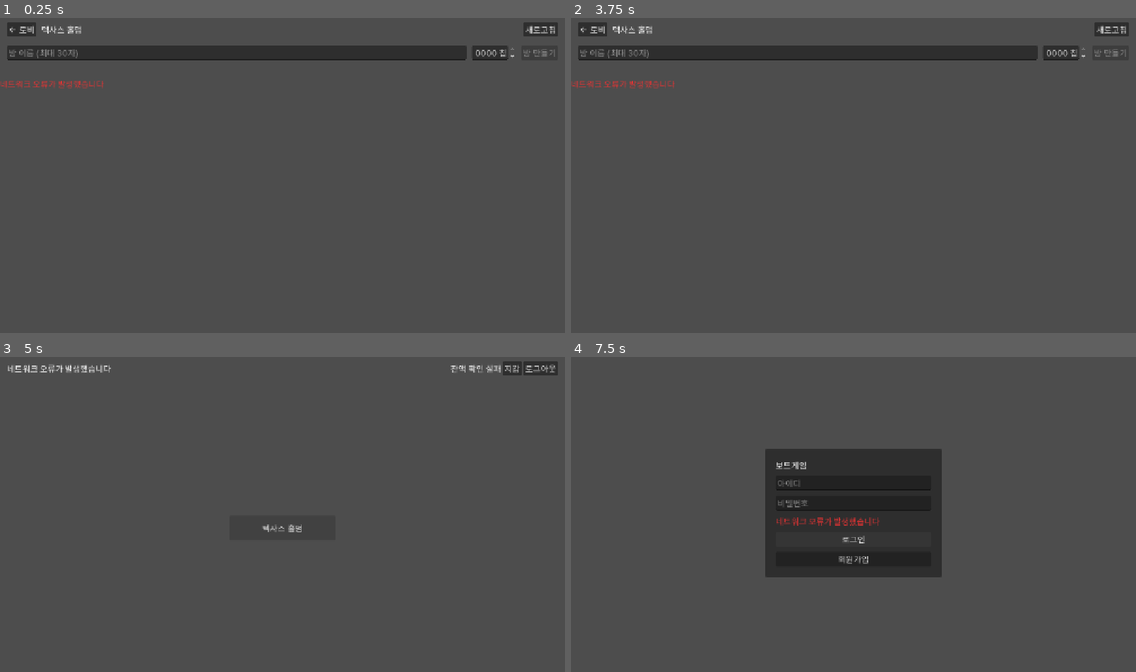
Above: before the commit, frames 1-4 (two rows, left to right).
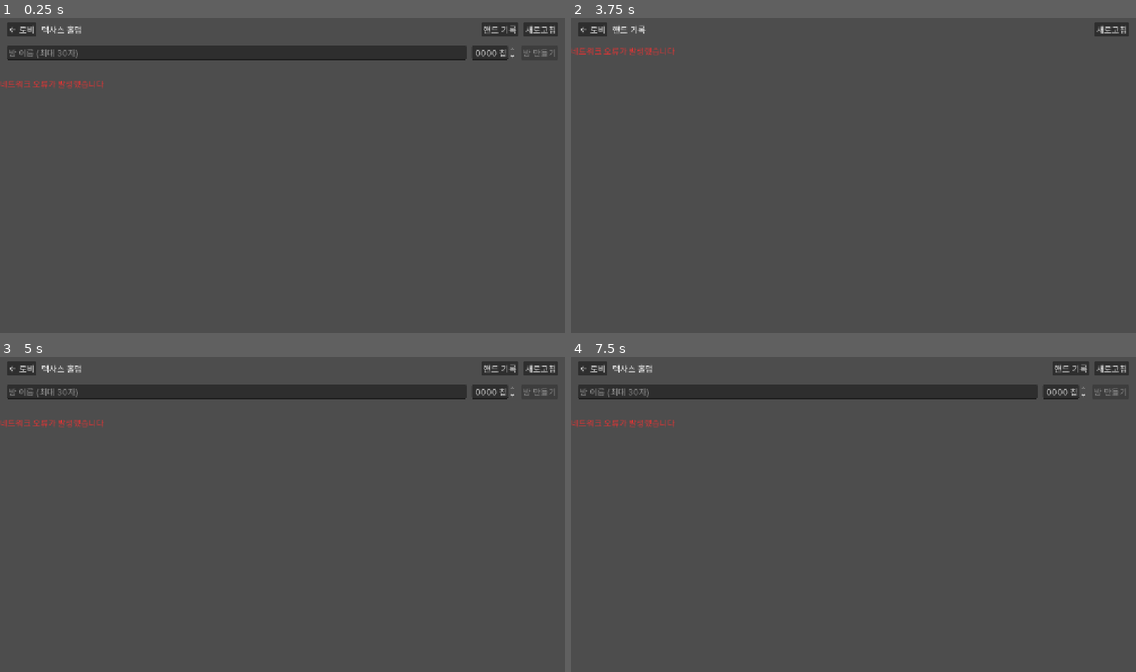
Above: after the commit, the same moments.

Repository: modify879/board-game-godot
Game: Godot game, scene res://games/holdem/table_list.tscn
Same seed, same stepped clock (60 frames per second), same inputs: the game is played once before the commit and once after it. This scene is started directly instead of the project's main scene.
Inputs (mouse positions are in pixels of both pictures, inside the frame that each line leads up to):
- Up to frame 1 (0.25 s): no input
- Up to frame 2 (3.75 s): click (808, 52) at 0.52 s; type "Alex" at 0.6 s; click "← 로비" at 1.25 s; click "텍사스 홀덤" at 2 s; click "새로고침" at 2.75 s; click (1068, 30) at 3.5 s, where only the run after the commit has a clickable "핸드 기록"
- Up to frame 3 (5 s): click "← 로비" at 4.25 s
- Up to frame 4 (7.5 s): click (1085, 369) at 5 s, where only the run before the commit has a clickable "지갑"; click "← 로비" at 5.75 s; click (1113, 369) at 6.5 s, where only the run before the commit has a clickable "로그아웃"; click (853, 530) at 7.25 s, where only the run before the commit has a clickable "로그인"

The runs differ from the first frame. In frame 1, 0.2% of the frame differs, in the area x 85-92%, y 1-6%; in frame 2, 4.4%; in frame 3, 5.0%; in frame 4, 16%, in the area x 0-99%, y 1-70%.

Commit message:
feat(holdem): 플레이어·관리자 핸드 기록 화면을 추가한다

Diff:
--- a/admin/admin.gd
+++ b/admin/admin.gd
@@ -8,6 +8,7 @@
 const PATHS := ["/api/admin/deposit-requests", "/api/admin/withdrawal-requests"]
 
 @onready var back_button: Button = %BackButton
+@onready var holdem_history_button: Button = %HoldemHistoryButton
 @onready var error_label: Label = %ErrorLabel
 @onready var result_label: Label = %ResultLabel
 @onready var tabs: TabContainer = %Tabs
@@ -45,6 +46,7 @@
 
 func _ready() -> void:
 	back_button.pressed.connect(func() -> void: get_tree().change_scene_to_file("res://lobby/lobby.tscn"))
+	holdem_history_button.pressed.connect(func() -> void: get_tree().change_scene_to_file("res://games/holdem/admin_hand_history.tscn")) # 경로 문자열만 — 게임 스크립트를 참조하지 않는다
 	tabs.tab_changed.connect(_on_tab_changed)
 	for k in [DEPOSIT, WITHDRAW]:
 		statuses[k].item_selected.connect(func(_i: int) -> void: _load(k, 0))
--- a/admin/admin.tscn
+++ b/admin/admin.tscn
@@ -33,6 +33,11 @@
 layout_mode = 2
 text = "← 로비"
 
+[node name="HoldemHistoryButton" type="Button" parent="VBoxContainer/TopBar/HBoxContainer"]
+unique_name_in_owner = true
+layout_mode = 2
+text = "홀덤 핸드 기록"
+
 [node name="ErrorLabel" type="Label" parent="VBoxContainer"]
 unique_name_in_owner = true
 layout_mode = 2
--- /dev/null
+++ b/games/holdem/admin_hand_history.tscn
@@ -0,0 +1,6 @@
+[gd_scene load_steps=2 format=3]
+
+[ext_resource type="PackedScene" path="res://games/holdem/hand_history.tscn" id="1"]
+
+[node name="AdminHandHistory" instance=ExtResource("1")]
+admin = true
--- /dev/null
+++ b/games/holdem/hand_history.gd
@@ -0,0 +1,125 @@
+extends Control
+## 홀덤 핸드 기록. admin=true 면 전체 기록(회원·테이블 필터), 아니면 내가 친 핸드.
+
+const Cards := preload("res://games/holdem/cards.gd")
+const PAGE_SIZE := 20
+
+@export var admin := false
+
+@onready var back_button: Button = %BackButton
+@onready var refresh_button: Button = %RefreshButton
+@onready var error_label: Label = %ErrorLabel
+@onready var filter_box: HBoxContainer = %Filter
+@onready var user_id_edit: LineEdit = %UserIdEdit
+@onready var table_id_edit: LineEdit = %TableIdEdit
+@onready var search_button: Button = %SearchButton
+@onready var rows: VBoxContainer = %Rows
+@onready var empty_label: Label = %EmptyLabel
+@onready var pager_box: HBoxContainer = %Pager
+@onready var prev_button: Button = %PrevButton
+@onready var page_label: Label = %PageLabel
+@onready var next_button: Button = %NextButton
+
+var pager: Pager
+var user_filter := "" # 검색 때 잡아 둔 필터 — 페이지를 넘겨도 유지한다
+var table_filter := ""
+
+
+func _ready() -> void:
+	pager = Pager.new(pager_box, prev_button, page_label, next_button, _load)
+	filter_box.visible = admin
+	back_button.pressed.connect(func() -> void:
+		get_tree().change_scene_to_file("res://admin/admin.tscn" if admin else "res://games/holdem/table_list.tscn"))
+	refresh_button.pressed.connect(func() -> void: _load(pager.page))
+	search_button.pressed.connect(_on_search)
+	user_id_edit.text_submitted.connect(func(_t: String) -> void: _on_search())
+	table_id_edit.text_submitted.connect(func(_t: String) -> void: _on_search())
+	_load(0)
+
+
+func _on_search() -> void:
+	var u := user_id_edit.text.strip_edges()
+	var t := table_id_edit.text.strip_edges()
+	# 서버: holdem/presentation/rest/HoldemHandHistoryController.kt AdminHoldemHandHistoryController `@RequestParam userId: Long?`
+	# 숫자가 아니면 400 REQUEST_INVALID. 0·음수는 서버가 받으므로 막지 않는다
+	if (u != "" and not u.is_valid_int()) or (t != "" and not t.is_valid_int()):
+		error_label.text = ErrorText.of("REQUEST_INVALID")
+		error_label.show()
+		return
+	user_filter = "" if u == "" else str(int(u))
+	table_filter = "" if t == "" else str(int(t))
+	_load(0)
+
+
+func _load(page: int) -> void:
+	refresh_button.disabled = true
+	var gen := pager.begin()
+	var path := "/api/holdem/me/hands?page=%d&size=%d" % [page, PAGE_SIZE]
+	if admin:
+		path = "/api/admin/holdem/hands?page=%d&size=%d" % [page, PAGE_SIZE]
+		if user_filter != "":
+			path += "&userId=" + user_filter
+		if table_filter != "":
+			path += "&tableId=" + table_filter
+	var r: Dictionary = await Api.request(HTTPClient.METHOD_GET, path)
+	if not pager.is_stale(gen):
+		refresh_button.disabled = false # 낡은 응답이 뒤 요청의 잠금을 풀지 않게
+	if not await pager.accept(gen, page, r, func(code: String) -> void:
+			error_label.text = ErrorText.of(code)
+			error_label.show()):
+		return
+	error_label.hide()
+	_build_rows(Api.page_items(r.data))
+	pager.update()
+
+
+## 좌석 한 줄. 예: "좌석 3 (D) 나  +1,200". 순손익 = endingStack - startingStack
+static func player_text(p: Dictionary, button_seat: int, me: int, admin: bool) -> String:
+	var seat := int(p.seatNo)
+	var uid := int(p.userId)
+	var s := "좌석 %d" % seat
+	if seat == button_seat:
+		s += " (D)"
+	if admin:
+		s += " 회원 #%d" % uid
+	elif uid == me:
+		s += " 나"
+	var net := int(p.endingStack) - int(p.startingStack)
+	return "%s  %s%s" % [s, "+" if net > 0 else "", Format.comma(net)]
+
+
+func _build_rows(items: Array) -> void:
+	Rows.clear(rows)
+	empty_label.visible = items.is_empty()
+	for hand in items:
+		var panel := PanelContainer.new()
+		panel.size_flags_horizontal = Control.SIZE_EXPAND_FILL
+		var box := VBoxContainer.new()
+		panel.add_child(box)
+		box.add_child(Rows.label("%s · 테이블 #%d · 핸드 #%d" % [Format.time(hand.endedAt), int(hand.tableId), int(hand.handId)]))
+		if hand.board.is_empty():
+			box.add_child(Rows.label("보드 없음"))
+		else:
+			box.add_child(_card_row(hand.board))
+		for p in hand.players:
+			var line := HBoxContainer.new()
+			line.add_child(Rows.label(player_text(p, int(hand.buttonSeatNo), Api.user_id if not admin else -1, admin), true))
+			if p.holeCards != null:
+				line.add_child(_card_row(p.holeCards))
+			else:
+				line.add_child(Rows.label("비공개"))
+			box.add_child(line)
+		rows.add_child(panel)
+
+
+func _card_row(codes: Array) -> HBoxContainer:
+	var row := HBoxContainer.new()
+	for code in codes:
+		var rect := TextureRect.new()
+		rect.custom_minimum_size = Vector2(30, 41)
+		rect.texture_filter = CanvasItem.TEXTURE_FILTER_LINEAR_WITH_MIPMAPS
+		rect.expand_mode = TextureRect.EXPAND_IGNORE_SIZE
+		rect.stretch_mode = TextureRect.STRETCH_KEEP_ASPECT_CENTERED
+		rect.texture = load(Cards.texture_path(code))
+		row.add_child(rect)
+	return row
--- /dev/null
+++ b/games/holdem/hand_history.tscn
@@ -0,0 +1,118 @@
+[gd_scene load_steps=2 format=3]
+
+[ext_resource type="Script" path="res://games/holdem/hand_history.gd" id="1"]
+
+[node name="HandHistory" type="Control"]
+anchors_preset = 15
+anchor_right = 1.0
+anchor_bottom = 1.0
+grow_horizontal = 2
+grow_vertical = 2
+script = ExtResource("1")
+
+[node name="VBoxContainer" type="VBoxContainer" parent="."]
+layout_mode = 1
+anchors_preset = 15
+anchor_right = 1.0
+anchor_bottom = 1.0
+grow_horizontal = 2
+grow_vertical = 2
+
+[node name="TopBar" type="MarginContainer" parent="VBoxContainer"]
+layout_mode = 2
+theme_override_constants/margin_left = 16
+theme_override_constants/margin_top = 16
+theme_override_constants/margin_right = 16
+theme_override_constants/margin_bottom = 16
+
+[node name="HBoxContainer" type="HBoxContainer" parent="VBoxContainer/TopBar"]
+layout_mode = 2
+theme_override_constants/separation = 12
+
+[node name="BackButton" type="Button" parent="VBoxContainer/TopBar/HBoxContainer"]
+unique_name_in_owner = true
+layout_mode = 2
+text = "← 로비"
+
+[node name="TitleLabel" type="Label" parent="VBoxContainer/TopBar/HBoxContainer"]
+layout_mode = 2
+size_flags_horizontal = 3
+text = "핸드 기록"
+
+[node name="RefreshButton" type="Button" parent="VBoxContainer/TopBar/HBoxContainer"]
+unique_name_in_owner = true
+layout_mode = 2
+text = "새로고침"
+
+[node name="ErrorLabel" type="Label" parent="VBoxContainer"]
+unique_name_in_owner = true
+visible = false
+layout_mode = 2
+theme_override_colors/font_color = Color(0.9, 0.2, 0.2, 1)
+theme_override_constants/margin_left = 16
+theme_override_constants/margin_right = 16
+autowrap_mode = 2
+text = ""
+
+[node name="Filter" type="HBoxContainer" parent="VBoxContainer"]
+unique_name_in_owner = true
+visible = false
+layout_mode = 2
+theme_override_constants/separation = 12
+
+[node name="UserIdEdit" type="LineEdit" parent="VBoxContainer/Filter"]
+unique_name_in_owner = true
+layout_mode = 2
+size_flags_horizontal = 3
+placeholder_text = "회원 ID"
+
+[node name="TableIdEdit" type="LineEdit" parent="VBoxContainer/Filter"]
+unique_name_in_owner = true
+layout_mode = 2
+size_flags_horizontal = 3
+placeholder_text = "테이블 ID"
+
+[node name="SearchButton" type="Button" parent="VBoxContainer/Filter"]
+unique_name_in_owner = true
+layout_mode = 2
+text = "검색"
+
+[node name="ScrollContainer" type="ScrollContainer" parent="VBoxContainer"]
+unique_name_in_owner = true
+layout_mode = 2
+size_flags_vertical = 3
+
+[node name="Rows" type="VBoxContainer" parent="VBoxContainer/ScrollContainer"]
+unique_name_in_owner = true
+layout_mode = 2
+size_flags_horizontal = 3
+theme_override_constants/separation = 8
+
+[node name="EmptyLabel" type="Label" parent="VBoxContainer"]
+unique_name_in_owner = true
+visible = false
+layout_mode = 2
+horizontal_alignment = 1
+text = "기록이 없습니다"
+
+[node name="Pager" type="HBoxContainer" parent="VBoxContainer"]
+unique_name_in_owner = true
+visible = false
+layout_mode = 2
+alignment = 1
+theme_override_constants/separation = 12
+
+[node name="PrevButton" type="Button" parent="VBoxContainer/Pager"]
+unique_name_in_owner = true
+layout_mode = 2
+text = "이전"
+
+[node name="PageLabel" type="Label" parent="VBoxContainer/Pager"]
+unique_name_in_owner = true
+layout_mode = 2
+text = "1 / 1"
+
+[node name="NextButton" type="Button" parent="VBoxContainer/Pager"]
+unique_name_in_owner = true
+layout_mode = 2
+text = "다음"
--- a/games/holdem/table_list.gd
+++ b/games/holdem/table_list.gd
@@ -6,6 +6,7 @@
 
 @onready var back_button: Button = %BackButton
 @onready var refresh_button: Button = %RefreshButton
+@onready var history_button: Button = %HistoryButton
 @onready var name_edit: LineEdit = %NameEdit
 @onready var buy_in_spin: SpinBox = %BuyInSpin
 @onready var buy_in_info: Label = %BuyInInfo
@@ -35,6 +36,7 @@
 	pager = Pager.new(pager_box, prev_button, page_label, next_button, _load)
 	create_button.disabled = true # /me/seat 확인이 끝나기 전에는 만들 수 없다
 	back_button.pressed.connect(func() -> void: get_tree().change_scene_to_file("res://lobby/lobby.tscn"))
+	history_button.pressed.connect(func() -> void: get_tree().change_scene_to_file("res://games/holdem/hand_history.tscn"))
 	refresh_button.pressed.connect(func() -> void:
 		await _load(pager.page)
 		await _check_seat()
--- a/games/holdem/table_list.tscn
+++ b/games/holdem/table_list.tscn
@@ -38,6 +38,11 @@
 layout_mode = 2
 size_flags_horizontal = 3
 text = "텍사스 홀덤"
+
+[node name="HistoryButton" type="Button" parent="VBoxContainer/TopBar/HBoxContainer"]
+unique_name_in_owner = true
+layout_mode = 2
+text = "핸드 기록"
 
 [node name="RefreshButton" type="Button" parent="VBoxContainer/TopBar/HBoxContainer"]
 unique_name_in_owner = true
--- a/games/holdem/test_table.gd
+++ b/games/holdem/test_table.gd
@@ -292,6 +292,13 @@
 	table._handle_public(_view(1, [_seat(1, 7)]))
 	check(table.private_subscribed and Stomp._subs.has(table.private_sub_id), "재연결 뒤 앉은 뷰에서 다시 구독")
 
+	# 핸드 기록 좌석 문구
+	var hh := preload("res://games/holdem/hand_history.gd")
+	check(hh.player_text({"seatNo": 3.0, "userId": 7.0, "startingStack": 5000.0, "endingStack": 6200.0}, 3, 7, false) == "좌석 3 (D) 나  +1,200", "핸드 기록: 내 좌석·버튼·이익")
+	check(hh.player_text({"seatNo": 2.0, "userId": 8.0, "startingStack": 5000.0, "endingStack": 4500.0}, 3, 7, false) == "좌석 2  -500", "핸드 기록: 타인·손실")
+	check(hh.player_text({"seatNo": 1.0, "userId": 8.0, "startingStack": 5000.0, "endingStack": 5000.0}, 3, 7, false) == "좌석 1  0", "핸드 기록: 0")
+	check(hh.player_text({"seatNo": 2.0, "userId": 8.0, "startingStack": 5000.0, "endingStack": 5100.0}, 3, -1, true) == "좌석 2 회원 #8  +100", "핸드 기록: 관리자 회원 번호")
+
 	get_tree().quit(1 if failures else 0)
 
 
Not shown, added: games/holdem/hand_history.gd.uid
Not shown, changed: .claude/rules/holdem.md
